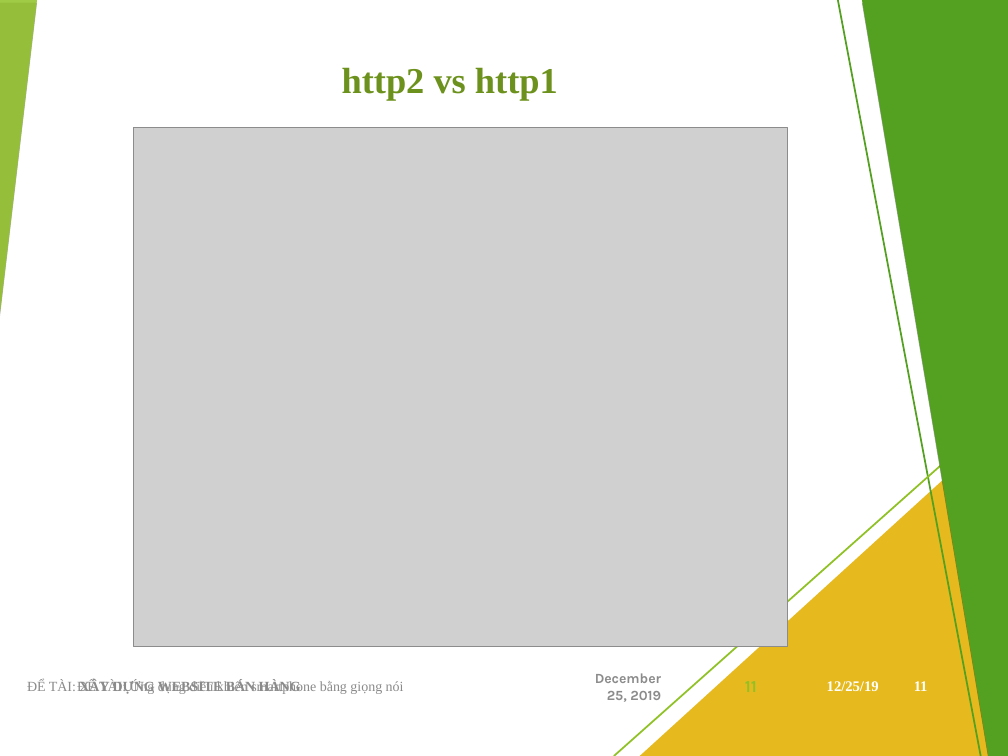
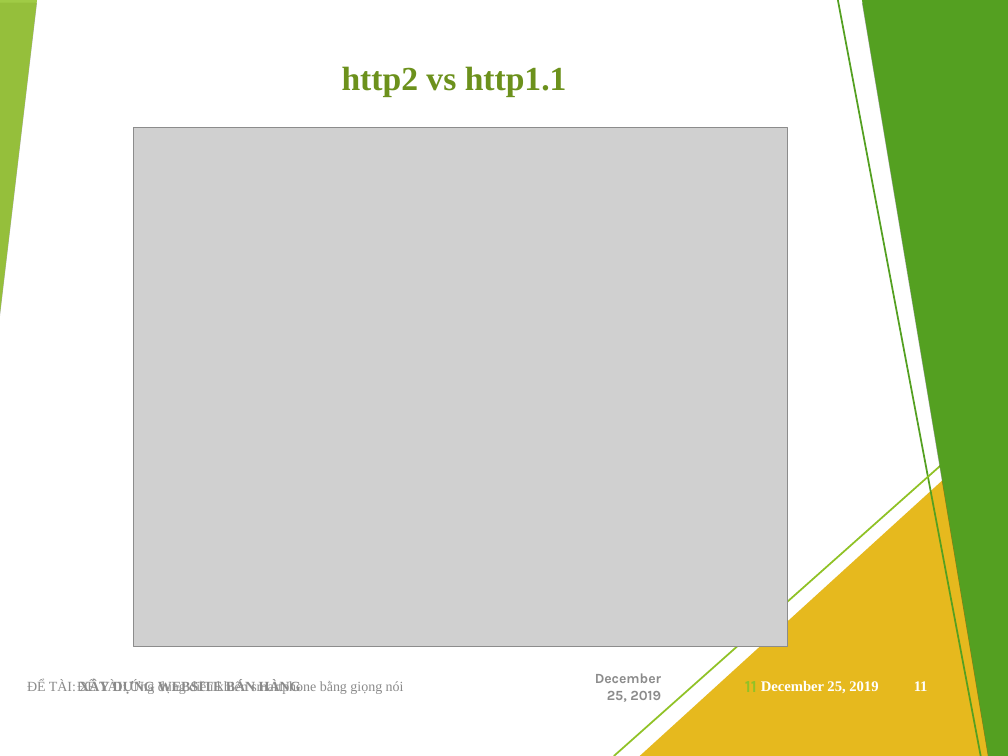
Before and after one commit to viet97/doandocs, a slide deck: slide 11 of DATN_Presentation.pptx. Drawn at 1008x756 pixels with LibreOffice and Linux fonts; fonts in the diff are those of the drawing; grey boxes stand for pictures. Boxes give left, top, right and bottom in pixels: in the first picture for what was removed or moved away, otherwise in the second. Text is boxed around its words. In the diff, an @@ line names an element or a change of style, - is before the commit and + after.

```diff
--- a/DATN_Presentation.pptx
+++ b/DATN_Presentation.pptx
@@ text at bbox=[342, 66, 567, 97]: text changed; size 26 to 24.1 pt @@
-http2 vs http1
+http2 vs http1.1
@@ text at bbox=[761, 680, 878, 693]: text changed @@
-12/25/19
+December 25, 2019
```
Also in this commit, not shown: 11 other slides changed, 1 slide added, 1 other file.
